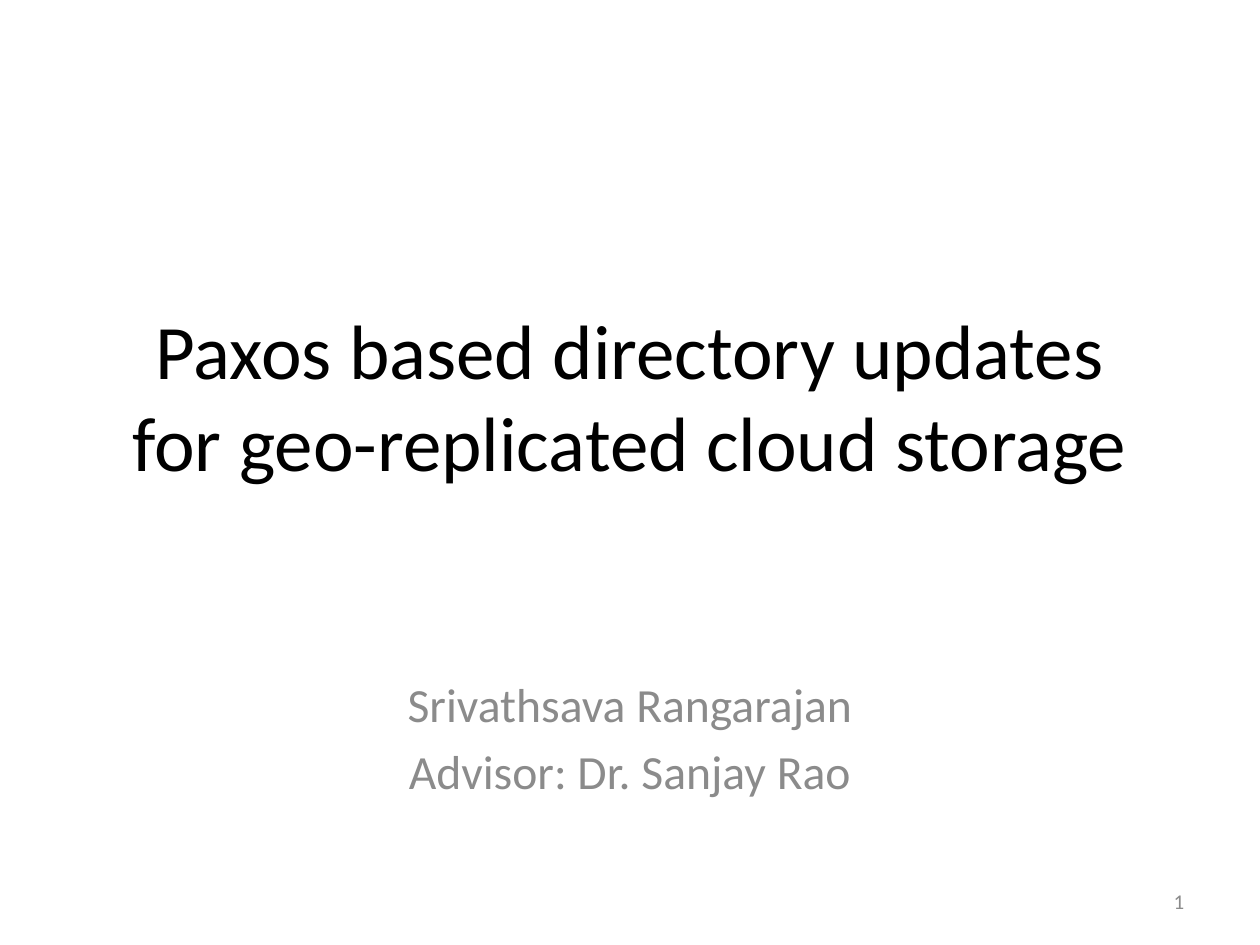
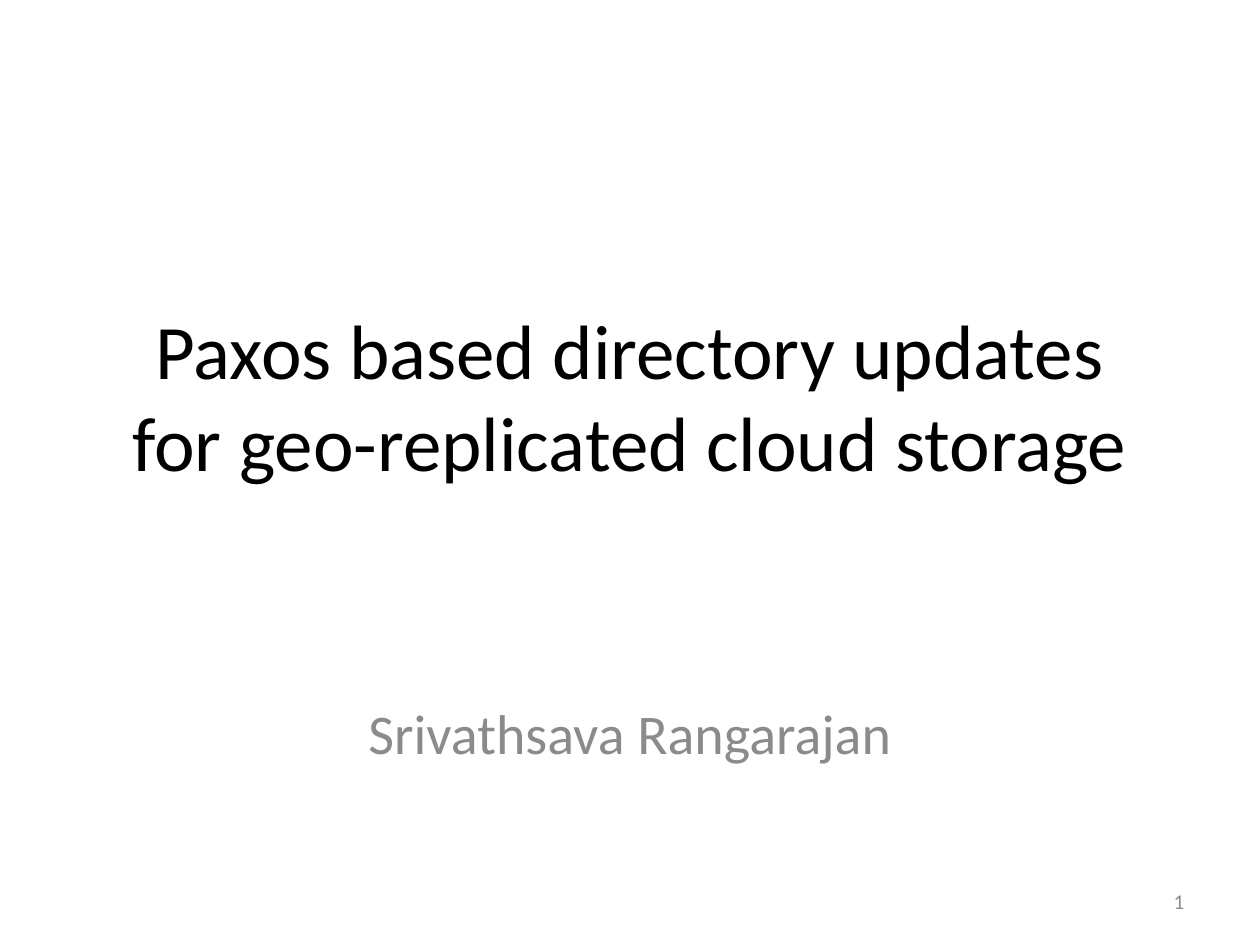
Before and after one commit to Slania/JPaxos-1, a slide deck: slide 1 of Paxos based directory updates for geo-replicated cloud storage.pptx. Drawn at 1260x945 pixels with LibreOffice and Linux fonts; fonts in the diff are those of the drawing. Boxes give left, top, right and bottom in pixels: in the first picture for what was removed or moved away, otherwise in the second. Text is boxed around its words. In the diff, an @@ line names an element or a change of style, - is before the commit and + after.

```diff
--- a/Paxos based directory updates for geo-replicated cloud storage.pptx
+++ b/Paxos based directory updates for geo-replicated cloud storage.pptx
@@ subtitle "Srivathsava Rangarajan" at [368,715,891,764]: size 27.2 to 32 pt @@
@@ subtitle at [409,756,851,797]: paragraph removed @@
-Advisor: Dr. Sanjay Rao
```
Also in this commit, not shown: 2 other slides changed.
